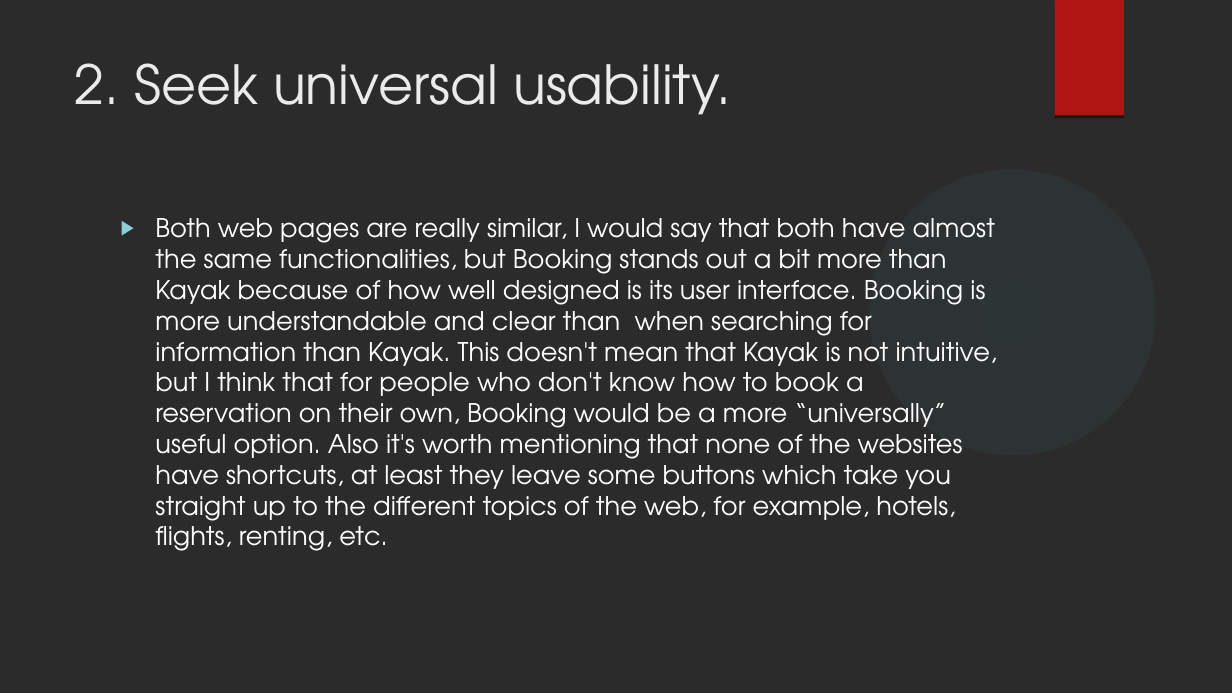
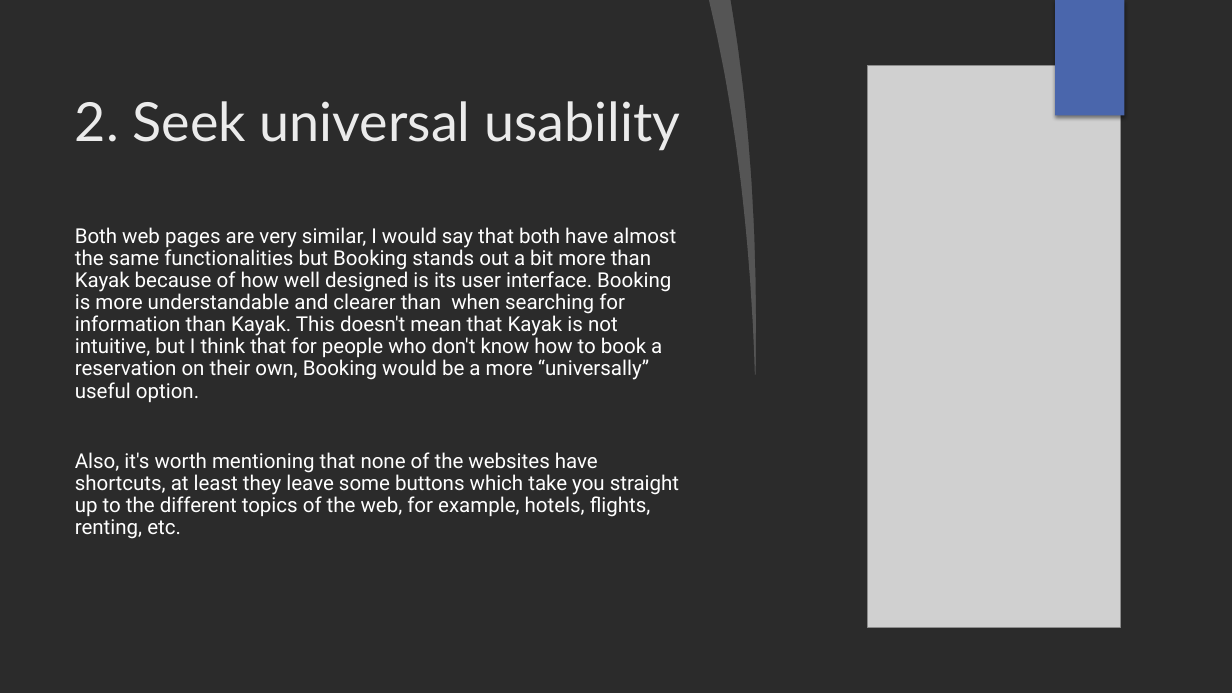
Before and after one commit to Davidgrcdz/Accessibility-and-Usability, a slide deck: slide 4 of Accessibility-and-Usability.pptx (slide 5 before the commit). Drawn at 1232x693 pixels with LibreOffice and Linux fonts; fonts in the diff are those of the drawing; grey boxes stand for pictures; background and template pictures are left out; a plain dark background stands for a picture behind light text. Boxes give left, top, right and bottom in pixels: in the first picture for what was removed or moved away, otherwise in the second. Text is boxed around its words. In the diff, an @@ line names an element or a change of style, - is before the commit and + after.

```diff
--- a/Accessibility-and-Usability.pptx
+++ b/Accessibility-and-Usability.pptx
@@ freeform shape added at [709,0,765,375], fill #FFFFFF at 20% opacity @@
@@ freeform shape added at [731,0,1232,693], fill #FFFFFF @@
@@ rectangle at [1055,0,1124,116]: fill #B01513 to #4A66AC; shadow changed @@
@@ rectangle added at [1055,0,1125,116], fill #4A66AC @@
@@ picture added at [868,66,1121,628] @@
@@ title at [75,101,680,151]: text changed; font TeX Gyre Adventor to Lato @@
-2. Seek universal usability.
+2. Seek universal usability
@@ freeform shape removed at [870,169,1154,454] @@
@@ ellipse added at [870,169,1154,454], fill gradient #CDE0FB @@
@@ text at [75,227,679,539]: text changed; size 20 to 16 pt; font TeX Gyre Adventor to Roboto @@
-▶ Both web pages are really similar, I would say that both have almost the same functionalities, but Booking stands out a bit more than Kayak because of how well designed is its user interface. Booking is more understandable and clear than when searching for information than Kayak. This doesn't mean that Kayak is not intuitive, but I think that for people who don't know how to book a reservation on their own, Booking would be a more “universally” useful option. Also it's worth mentioning that none of the websites have shortcuts, at least they leave some buttons which take you straight up to the different topics of the web, for example, hotels, flights, renting, etc.
+Both web pages are very similar, I would say that both have almost the same functionalities but Booking stands out a bit more than Kayak because of how well designed is its user interface. Booking is more understandable and clearer than when searching for information than Kayak. This doesn't mean that Kayak is not intuitive, but I think that for people who don't know how to book a reservation on their own, Booking would be a more “universally” useful option.
+Also, it's worth mentioning that none of the websites have shortcuts, at least they leave some buttons which take you straight up to the different topics of the web, for example, hotels, flights, renting, etc.
```
Also in this commit, not shown: 8 other slides changed, 1 slide added, 2 slides removed.
